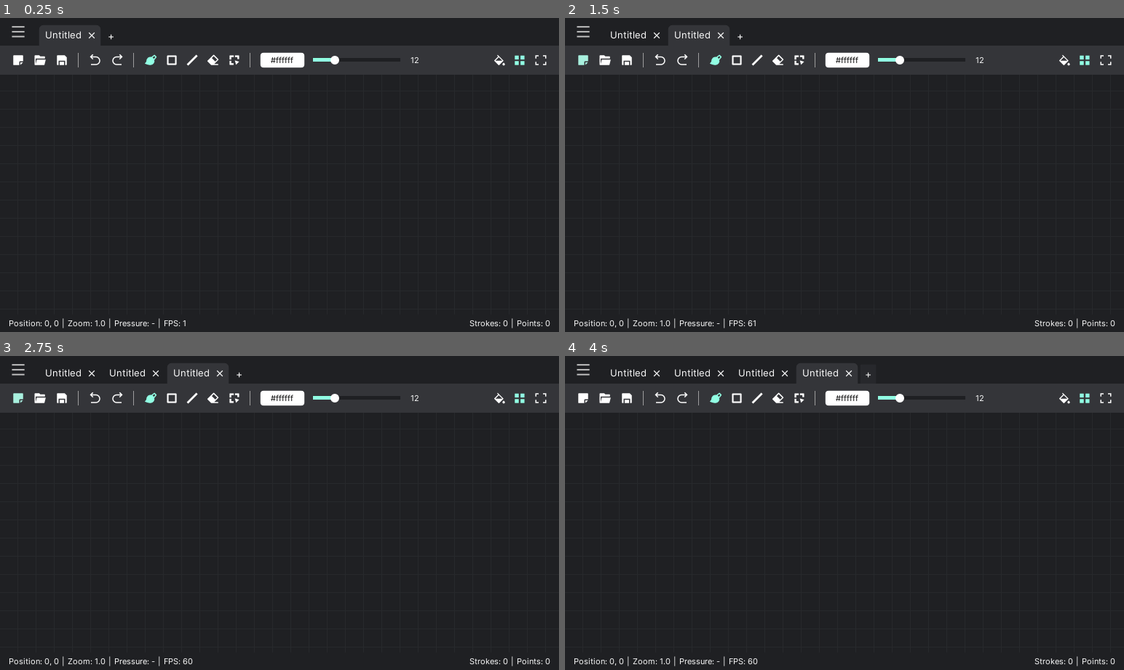
Above: before the commit, frames 1-4 (two rows, left to right).
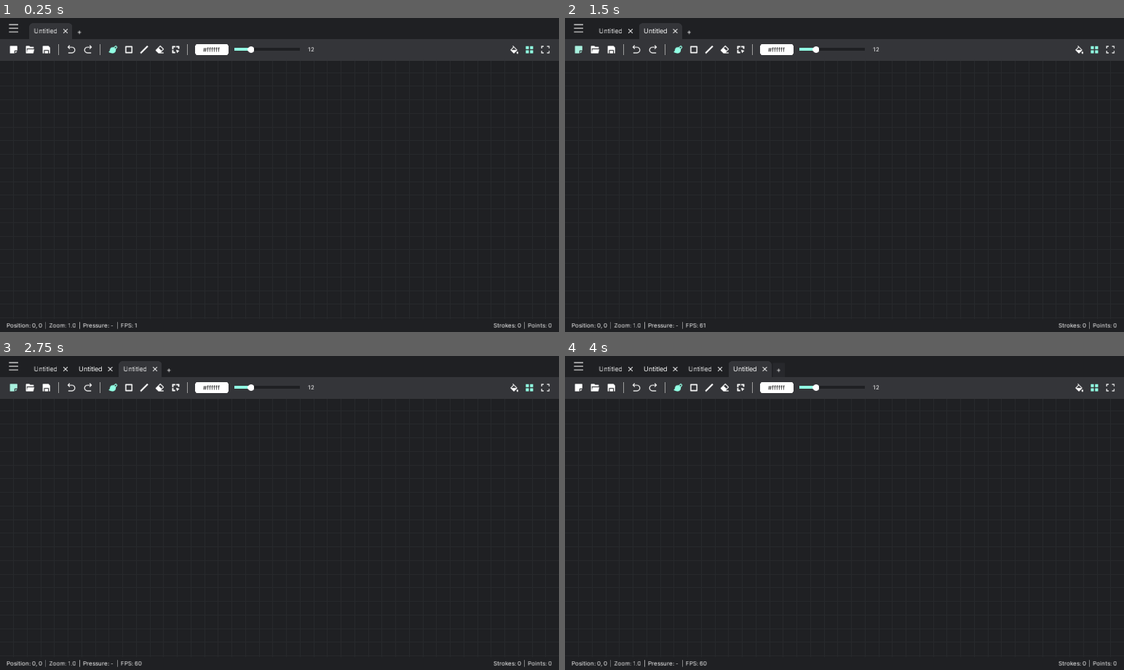
Above: after the commit, the same moments.

Repository: Epsilon0xCell/Lorien
Game: Godot game, scene res://Main.tscn
Two runs of this game, one before a commit and one after it. Both use one fixed random seed, a clock stepped at 60 frames per second and the inputs below.
Inputs (mouse positions are in pixels of both pictures, inside the frame that each line leads up to; where the layout moved, square brackets give the same spot in the first picture):
- Up to frame 1 (0.25 s): no input
- Up to frame 2 (1.5 s): click (1079, 49) [1062, 58] at 0.5 s; click (576, 49) [581, 58] at 1.25 s
- Up to frame 3 (2.75 s): click (11, 387) [16, 396] at 2 s
- Up to frame 4 (4 s): click "Untitled" at 2.75 s; click "+" at 3.5 s

The runs differ from the first frame. In frame 1, 2.3% of the frame differs, in the area x 1-99%, y 1-100%; in frame 2, 2.4%; in frame 3, 2.6%; in frame 4, 2.7%.

Commit message:
UI scaling (#102)
* Base of UI scaling implemented

* Fix gui scale spinbox

* Remove unwanted changes in Main.tscn

* Move screen scale for gui scale range into SettingsDialog.gd

* Fixed canvas cursor position when enabling canvas. Added call to set gui scale range. Slight optimization to brush color picker input.

* Fix vbox size

* Replace 'gui' with 'ui'

* Rename functions, add static typing and getter/setter functions for UI scale changes. Replace ambiguity with vbox size in Toolbar

Co-authored-by: Gurchain <gurchain@pop-os.localdomain>

Diff:
--- a/lorien/Config.gd
+++ b/lorien/Config.gd
@@ -19,3 +19,6 @@
 const DEFAULT_FOREGROUND_FPS 		:= 144
 const DEFAULT_BACKGROUND_FPS		:= 10
 const DEFAULT_BRUSH_ROUNDING		:= Types.BrushRoundingType.FLAT
+const DEFAULT_UI_SCALE_MODE 		:= Types.UIScale.AUTO
+const DEFAULT_UI_SCALE  			:= 1.0
+const DEFAULT_GRID_SIZE 			:= 25.0
--- a/lorien/InfiniteCanvas/InfiniteCanvas.gd
+++ b/lorien/InfiniteCanvas/InfiniteCanvas.gd
@@ -29,6 +29,7 @@
 var _player_enabled := false
 var _colliders_enabled := false
 var _optimizer: BrushStrokeOptimizer
+var _scale := Config.DEFAULT_UI_SCALE
 
 # -------------------------------------------------------------------------------------------------
 func _ready():
@@ -345,4 +346,16 @@
 
 # -------------------------------------------------------------------------------------------------
 func _on_window_resized() -> void:
-	_viewport.size = get_viewport_rect().size
+	# Multiplying by scale is needed to fix canvas after changing rect_scale (set_scale() method)
+	_viewport.size = get_viewport_rect().size * _scale
+
+# -------------------------------------------------------------------------------------------------
+func set_canvas_scale(scale: float) -> void:
+	_scale = scale
+	_grid.set_grid_scale(_scale)
+	# Needed to stop stretching of the canvas
+	set_scale(Vector2(1 / _scale, 1 / _scale))
+
+# -------------------------------------------------------------------------------------------------
+func get_canvas_scale() -> float:
+	return _scale
--- a/lorien/InfiniteCanvas/InfiniteCanvasGrid.gd
+++ b/lorien/InfiniteCanvas/InfiniteCanvasGrid.gd
@@ -2,13 +2,13 @@
 extends Node2D
 
 # -------------------------------------------------------------------------------------------------
-const GRID_SIZE := 25.0
 const COLOR := Color.red
 
 # -------------------------------------------------------------------------------------------------
 export var camera_path: NodePath
 var _enabled: bool
 var _camera: Camera2D
+var _grid_size := Config.DEFAULT_GRID_SIZE
 
 # -------------------------------------------------------------------------------------------------
 func _ready():
@@ -32,12 +32,17 @@
 	material.set_shader_param("canvas_color", c)
 
 # -------------------------------------------------------------------------------------------------
+func set_grid_scale(size: float):
+	_grid_size = Config.DEFAULT_GRID_SIZE * size
+	update()
+
+# -------------------------------------------------------------------------------------------------
 func _draw() -> void:
 	var size = get_viewport().size  * _camera.zoom
 	var zoom = _camera.zoom.x
 	var offset = _camera.offset
 
-	var grid_size = GRID_SIZE
+	var grid_size = _grid_size
 	if zoom > 50:
 		grid_size *= 50
 	elif zoom > 25:
--- a/lorien/InfiniteCanvas/Tools/CanvasTool.gd
+++ b/lorien/InfiniteCanvas/Tools/CanvasTool.gd
@@ -38,7 +38,7 @@
 	set_process_input(enabled)
 	_cursor.set_visible(enabled)
 	if enabled && _canvas:
-		_cursor.global_position = xform_vector2(get_viewport().get_mouse_position())
+		_cursor.global_position = xform_vector2(get_viewport().get_mouse_position()) * _canvas.get_canvas_scale()
 
 # -------------------------------------------------------------------------------------------------
 func get_enabled() -> bool:
--- a/lorien/Main.gd
+++ b/lorien/Main.gd
@@ -3,8 +3,8 @@
 # -------------------------------------------------------------------------------------------------
 onready var _canvas: InfiniteCanvas = $InfiniteCanvas
 onready var _statusbar: Statusbar = $Statusbar
-onready var _menubar: Menubar = $Menubar
-onready var _toolbar: Toolbar = $Toolbar
+onready var _menubar: Menubar = $Topbar/Menubar
+onready var _toolbar: Toolbar = $Topbar/Toolbar
 onready var _file_dialog: FileDialog = $FileDialog
 onready var _export_dialog : FileDialog = $ExportDialog
 onready var _about_dialog: WindowDialog = $AboutDialog
@@ -68,6 +68,11 @@
 	_unsaved_changes_dialog.connect("discard_changes", self, "_on_close_file_with_changes_discarded")
 
 	_export_dialog.connect("file_selected", self, "_on_export_confirmed")
+
+	_settings_dialog.connect("ui_scale_changed", self, "_on_scale_changed")
+
+	# Initialize scale
+	_on_scale_changed()
 
 	# Create the default project
 	_create_active_default_project()
@@ -211,6 +216,7 @@
 # -------------------------------------------------------------------------------------------------
 func _toggle_distraction_free_mode() -> void:
 	_ui_visible = !_ui_visible
+	_menubar.get_parent().visible = _ui_visible
 	_menubar.visible = _ui_visible
 	_statusbar.visible = _ui_visible
 	_toolbar.visible = _ui_visible
@@ -517,3 +523,15 @@
 # --------------------------------------------------------------------------------------------------
 func _on_DeletePaletteDialog_palette_deleted() -> void:
 	_update_brush_color()
+
+# --------------------------------------------------------------------------------------------------
+func _on_scale_changed() -> void:
+	var auto_scale: int = Settings.get_value(Settings.APPEARANCE_UI_SCALE_MODE, Config.DEFAULT_UI_SCALE_MODE)
+	var scale: float
+	match auto_scale:
+		Types.UIScale.AUTO:   scale = OS.get_screen_size().x / ProjectSettings.get_setting("display/window/size/width")
+		Types.UIScale.CUSTOM: scale = Settings.get_value(Settings.APPEARANCE_UI_SCALE, Config.DEFAULT_UI_SCALE)
+
+	# Canvas has to be set first to make it the correct scale on startup
+	_canvas.set_canvas_scale(scale)
+	get_tree().set_screen_stretch(SceneTree.STRETCH_MODE_DISABLED, SceneTree.STRETCH_ASPECT_IGNORE, Vector2(0,0), scale)
--- a/lorien/Main.tscn
+++ b/lorien/Main.tscn
@@ -41,14 +41,27 @@
 
 [node name="InfiniteCanvas" parent="." instance=ExtResource( 2 )]
 
-[node name="Menubar" parent="." instance=ExtResource( 4 )]
-_main_menu_path = NodePath("../MainMenu")
-
-[node name="Toolbar" parent="." instance=ExtResource( 6 )]
+[node name="Topbar" type="VBoxContainer" parent="."]
+anchor_right = 1.0
+anchor_bottom = 0.0759259
+margin_bottom = -3.99998
+custom_constants/separation = 0
+__meta__ = {
+"_edit_use_anchors_": true
+}
+
+[node name="Menubar" parent="Topbar" instance=ExtResource( 4 )]
+anchor_right = 0.0
+margin_right = 1920.0
+_main_menu_path = NodePath("../../MainMenu")
+
+[node name="Toolbar" parent="Topbar" instance=ExtResource( 6 )]
+anchor_right = 0.0
 margin_top = 38.0
+margin_right = 1920.0
 margin_bottom = 78.0
-file_dialog_path = NodePath("../FileDialog")
-background_color_picker_path = NodePath("../BackgroundColorPickerPopup/PanelContainer/ColorPicker")
+file_dialog_path = NodePath("../../FileDialog")
+background_color_picker_path = NodePath("../../BackgroundColorPickerPopup/PanelContainer/ColorPicker")
 
 [node name="Statusbar" parent="." instance=ExtResource( 3 )]
 anchor_top = 1.0
@@ -103,7 +116,7 @@
 add_new_palette_dialog_path = NodePath("../NewPaletteDialog")
 edit_palette_dialog = NodePath("../EditPaletteDialog")
 delete_palette_dialog = NodePath("../DeletePaletteDialog")
-toolbar_path = NodePath("../Toolbar")
+toolbar_path = NodePath("../Topbar/Toolbar")
 
 [node name="MainMenu" parent="." instance=ExtResource( 5 )]
 margin_left = 1.0
--- a/lorien/Misc/Settings.gd
+++ b/lorien/Misc/Settings.gd
@@ -8,6 +8,8 @@
 const GENERAL_DEFAULT_PROJECT_DIR		:= "general_default_project_dir"
 const GENERAL_LANGUAGE					:= "general_language"
 const APPEARANCE_THEME 					:= "appearance_theme"
+const APPEARANCE_UI_SCALE_MODE  		:= "appearance_ui_scale_mode"
+const APPEARANCE_UI_SCALE				:= "appearance_ui_scale"
 const RENDERING_AA_MODE					:= "rendering_aa_mode"
 const RENDERING_FOREGROUND_FPS			:= "rendering_foreground_fps"
 const RENDERING_BACKGROUND_FPS			:= "rendering_background_fps"
--- a/lorien/Misc/Types.gd
+++ b/lorien/Misc/Types.gd
@@ -35,6 +35,12 @@
 }
 
 # -------------------------------------------------------------------------------------------------
+enum UIScale {
+	AUTO,
+	CUSTOM
+}
+
+# -------------------------------------------------------------------------------------------------
 class CanvasInfo:
 	var point_count: int
 	var stroke_count: int
--- a/lorien/UI/ColorPalettePicker.gd
+++ b/lorien/UI/ColorPalettePicker.gd
@@ -31,16 +31,18 @@
 
 # -------------------------------------------------------------------------------------------------
 func _input(event: InputEvent) -> void:
-	if event is InputEventMouseButton && event.pressed:
+	if !visible:
+		return
+	elif event is InputEventMouseButton && event.pressed:
 		var should_hide := !Utils.is_mouse_in_control(self)
 		should_hide = should_hide && !Utils.is_mouse_in_control(_toolbar.get_brush_color_button())
 		should_hide = should_hide && !get_parent().is_dialog_open()
 		should_hide = should_hide && !_palette_selection_button.get_popup().visible
 		should_hide = should_hide && !AlertDialog.visible
-		if visible && should_hide:
+		if should_hide:
 			_close()
 
-	if event is InputEventKey && event.pressed && event.scancode == KEY_ESCAPE:
+	elif event is InputEventKey && event.pressed && event.scancode == KEY_ESCAPE:
 		_close()
 
 # -------------------------------------------------------------------------------------------------
--- /dev/null
+++ b/lorien/UI/Components/DelayedSpinBox.gd
@@ -0,0 +1,23 @@
+# Delays changing value until spinbox dragging has stopped
+# Necessary to not lose cursor when changing ui scale
+extends SpinBox
+
+# -------------------------------------------------------------------------------------------------
+var _pressed := false
+var _ready   := false
+
+# -------------------------------------------------------------------------------------------------
+func _on_UIScale_gui_input(event: InputEvent):
+	if !event is InputEventMouseButton:
+		return
+	elif event.is_pressed():
+		_pressed = true
+	elif !event.is_pressed() && _pressed:
+		_ready = true
+		emit_signal("value_changed", value)
+		_pressed = false
+		_ready = false
+
+# -------------------------------------------------------------------------------------------------
+func is_ready() -> bool:
+	return _ready
--- a/lorien/UI/Dialogs/SettingsDialog.gd
+++ b/lorien/UI/Dialogs/SettingsDialog.gd
@@ -7,6 +7,12 @@
 const AA_NONE_INDEX 		:= 0
 const AA_OPENGL_HINT_INDEX 	:= 1
 const AA_TEXTURE_FILL_INDEX := 2
+
+const UI_SCALE_AUTO_INDEX := 0
+const UI_SCALE_CUSTOM_INDEX := 1
+
+# -------------------------------------------------------------------------------------------------
+signal ui_scale_changed
 
 # -------------------------------------------------------------------------------------------------
 onready var _tab_container: TabContainer = $MarginContainer/TabContainer
@@ -26,6 +32,8 @@
 onready var _rendering_restart_label: Label = $MarginContainer/TabContainer/Rendering/VBoxContainer/RestartLabel
 onready var _language_options: OptionButton = $MarginContainer/TabContainer/General/VBoxContainer/Language/OptionButton
 onready var _brush_rounding_options: OptionButton = $MarginContainer/TabContainer/Rendering/VBoxContainer/BrushRounding/OptionButton
+onready var _ui_scale_options: OptionButton = $MarginContainer/TabContainer/Appearance/VBoxContainer/UIScale/HBoxContainer/UIScaleOptions
+onready var _ui_scale: SpinBox = $MarginContainer/TabContainer/Appearance/VBoxContainer/UIScale/HBoxContainer/UIScale
 
 # -------------------------------------------------------------------------------------------------
 func _ready():
@@ -45,6 +53,8 @@
 	var foreground_fps = Settings.get_value(Settings.RENDERING_FOREGROUND_FPS, Config.DEFAULT_FOREGROUND_FPS)
 	var background_fps = Settings.get_value(Settings.RENDERING_BACKGROUND_FPS, Config.DEFAULT_BACKGROUND_FPS)
 	var pressure_sensitivity = Settings.get_value(Settings.GENERAL_PRESSURE_SENSITIVITY, Config.DEFAULT_PRESSURE_SENSITIVITY)
+	var ui_scale_mode = Settings.get_value(Settings.APPEARANCE_UI_SCALE_MODE, Config.DEFAULT_UI_SCALE_MODE)
+	var ui_scale = Settings.get_value(Settings.APPEARANCE_UI_SCALE, Config.DEFAULT_UI_SCALE)
 
 	match theme:
 		Types.UITheme.DARK: _theme.selected = THEME_DARK_INDEX
@@ -53,9 +63,15 @@
 		Types.AAMode.NONE: _aa_mode.selected = AA_NONE_INDEX
 		Types.AAMode.OPENGL_HINT: _aa_mode.selected = AA_OPENGL_HINT_INDEX
 		Types.AAMode.TEXTURE_FILL: _aa_mode.selected = AA_TEXTURE_FILL_INDEX
+	match ui_scale_mode:
+		Types.UIScale.AUTO:
+			_ui_scale_options.selected = UI_SCALE_AUTO_INDEX
+			_ui_scale.set_editable(false)
+		Types.UIScale.CUSTOM: _ui_scale_options.selected = UI_SCALE_CUSTOM_INDEX
 
 	_set_languages(locale)
 	_set_rounding()
+	_set_UIScale_range()
 
 	_pressure_sensitivity.value = pressure_sensitivity
 	_brush_size.value = brush_size
@@ -63,7 +79,9 @@
 	_project_dir.text = project_dir
 	_foreground_fps.value = foreground_fps
 	_background_fps.value = background_fps
-
+	_ui_scale.value = ui_scale
+
+# -------------------------------------------------------------------------------------------------
 func _set_rounding():
 	_brush_rounding_options.selected = Settings.get_value(Settings.RENDERING_BRUSH_ROUNDING, Config.DEFAULT_BRUSH_ROUNDING)
 
@@ -87,6 +105,12 @@
 	var id := Array(Settings.locales).find(current_locale)
 	_language_options.selected = _language_options.get_item_index(id)
 
+#--------------------------------------------------------------------------------------------------
+func _set_UIScale_range():
+	var screen_scale: float = OS.get_screen_size().x / ProjectSettings.get_setting("display/window/size/width")
+	_ui_scale.min_value = screen_scale / 2
+	_ui_scale.max_value = screen_scale + 1.5
+
 # -------------------------------------------------------------------------------------------------
 func _on_DefaultBrushSize_value_changed(value: int) -> void:
 	Settings.set_value(Settings.GENERAL_DEFAULT_BRUSH_SIZE, int(value))
@@ -161,3 +185,22 @@
 	Settings.set_value(Settings.GENERAL_LANGUAGE, locale)
 	TranslationServer.set_locale(locale)
 	_general_restart_label.show()
+
+# -------------------------------------------------------------------------------------------------
+func _on_UIScaleOptions_item_selected(index: int):
+	match index:
+		UI_SCALE_AUTO_INDEX:
+			_ui_scale.set_editable(false)
+			Settings.set_value(Settings.APPEARANCE_UI_SCALE_MODE, Types.UIScale.AUTO)
+		UI_SCALE_CUSTOM_INDEX:
+			_ui_scale.set_editable(true)
+			Settings.set_value(Settings.APPEARANCE_UI_SCALE_MODE, Types.UIScale.CUSTOM)
+	emit_signal("ui_scale_changed")
+	popup_centered()
+
+# -------------------------------------------------------------------------------------------------
+func _on_UIScale_value_changed(value: float):
+	if Input.is_action_just_pressed("ui_accept") || _ui_scale.is_ready():
+		Settings.set_value(Settings.APPEARANCE_UI_SCALE, value)
+		emit_signal("ui_scale_changed")
+		popup_centered()
--- a/lorien/UI/Dialogs/SettingsDialog.tscn
+++ b/lorien/UI/Dialogs/SettingsDialog.tscn
@@ -1,7 +1,8 @@
-[gd_scene load_steps=6 format=2]
+[gd_scene load_steps=7 format=2]
 
 [ext_resource path="res://UI/Themes/theme_dark.tres" type="Theme" id=1]
 [ext_resource path="res://UI/Dialogs/SettingsDialog.gd" type="Script" id=2]
+[ext_resource path="res://UI/Components/DelayedSpinBox.gd" type="Script" id=3]
 
 [sub_resource type="StyleBoxEmpty" id=1]
 
@@ -244,12 +245,53 @@
 items = [ "Dark", null, false, 0, null, "Light (not implemented yet)", null, false, 1, null ]
 selected = 0
 
+[node name="UIScale" type="HBoxContainer" parent="MarginContainer/TabContainer/Appearance/VBoxContainer"]
+margin_top = 45.0
+margin_right = 496.0
+margin_bottom = 70.0
+
+[node name="Label" type="Label" parent="MarginContainer/TabContainer/Appearance/VBoxContainer/UIScale"]
+margin_top = 4.0
+margin_right = 246.0
+margin_bottom = 21.0
+size_flags_horizontal = 3
+size_flags_vertical = 6
+text = "SETTINGS_UI_SCALE"
+
+[node name="HBoxContainer" type="HBoxContainer" parent="MarginContainer/TabContainer/Appearance/VBoxContainer/UIScale"]
+margin_left = 250.0
+margin_right = 496.0
+margin_bottom = 25.0
+size_flags_horizontal = 3
+size_flags_vertical = 3
+
+[node name="UIScaleOptions" type="OptionButton" parent="MarginContainer/TabContainer/Appearance/VBoxContainer/UIScale/HBoxContainer"]
+margin_right = 121.0
+margin_bottom = 25.0
+size_flags_horizontal = 3
+size_flags_vertical = 3
+text = "SETTINGS_UI_SCALE_AUTO"
+items = [ "SETTINGS_UI_SCALE_AUTO", null, false, 0, null, "SETTINGS_UI_SCALE_CUSTOM", null, false, 1, null ]
+selected = 0
+
+[node name="UIScale" type="SpinBox" parent="MarginContainer/TabContainer/Appearance/VBoxContainer/UIScale/HBoxContainer"]
+margin_left = 125.0
+margin_right = 246.0
+margin_bottom = 25.0
+size_flags_horizontal = 3
+size_flags_vertical = 3
+min_value = 0.5
+max_value = 2.5
+step = 0.1
+value = 1.0
+script = ExtResource( 3 )
+
 [node name="HSeparator5" type="HSeparator" parent="MarginContainer/TabContainer/Appearance/VBoxContainer"]
-margin_top = 45.0
-margin_right = 496.0
-margin_bottom = 57.0
+margin_top = 74.0
+margin_right = 496.0
+margin_bottom = 86.0
+custom_constants/separation = 12
 custom_styles/separator = SubResource( 1 )
-custom_constants/separation = 12
 
 [node name="RestartLabel" type="Label" parent="MarginContainer/TabContainer/Appearance/VBoxContainer"]
 visible = false
@@ -398,6 +440,9 @@
 [connection signal="text_changed" from="MarginContainer/TabContainer/General/VBoxContainer/DefaultSaveDir/DefaultSaveDir" to="." method="_on_DefaultSaveDir_text_changed"]
 [connection signal="item_selected" from="MarginContainer/TabContainer/General/VBoxContainer/Language/OptionButton" to="." method="_on_OptionButton_item_selected"]
 [connection signal="item_selected" from="MarginContainer/TabContainer/Appearance/VBoxContainer/Theme/Theme" to="." method="_on_Theme_item_selected"]
+[connection signal="item_selected" from="MarginContainer/TabContainer/Appearance/VBoxContainer/UIScale/HBoxContainer/UIScaleOptions" to="." method="_on_UIScaleOptions_item_selected"]
+[connection signal="gui_input" from="MarginContainer/TabContainer/Appearance/VBoxContainer/UIScale/HBoxContainer/UIScale" to="MarginContainer/TabContainer/Appearance/VBoxContainer/UIScale/HBoxContainer/UIScale" method="_on_UIScale_gui_input"]
+[connection signal="value_changed" from="MarginContainer/TabContainer/Appearance/VBoxContainer/UIScale/HBoxContainer/UIScale" to="." method="_on_UIScale_value_changed"]
 [connection signal="item_selected" from="MarginContainer/TabContainer/Rendering/VBoxContainer/AntiAliasing/AntiAliasing" to="." method="_on_AntiAliasing_item_selected"]
 [connection signal="item_selected" from="MarginContainer/TabContainer/Rendering/VBoxContainer/BrushRounding/OptionButton" to="." method="_on_Brush_rounding_item_selected"]
 [connection signal="value_changed" from="MarginContainer/TabContainer/Rendering/VBoxContainer/TargetFramerate/TargetFramerate" to="." method="_on_Target_Fps_Foreground_changed"]
--- a/lorien/UI/Toolbar.gd
+++ b/lorien/UI/Toolbar.gd
@@ -153,8 +153,8 @@
 func _on_BackgroundColorButton_pressed():
 	_background_color_picker_popup.popup()
 
-	# Stop popup from automatically adjusting position, Assumes Menubar and Toolbar have the same height
-	_background_color_picker_popup.rect_position.y = rect_size.y * 2
+	# Stop popup from automatically adjusting position
+	_background_color_picker_popup.rect_position.y = get_parent().rect_size.y
 
 # Workaround for a bug in godot: https://github.com/godotengine/godot/issues/38171
 # -------------------------------------------------------------------------------------------------
Not shown, changed: lorien/Assets/I18n/en.txt
Not shown: 5 places in lorien/UI/Dialogs/SettingsDialog.tscn that only renumber resources
